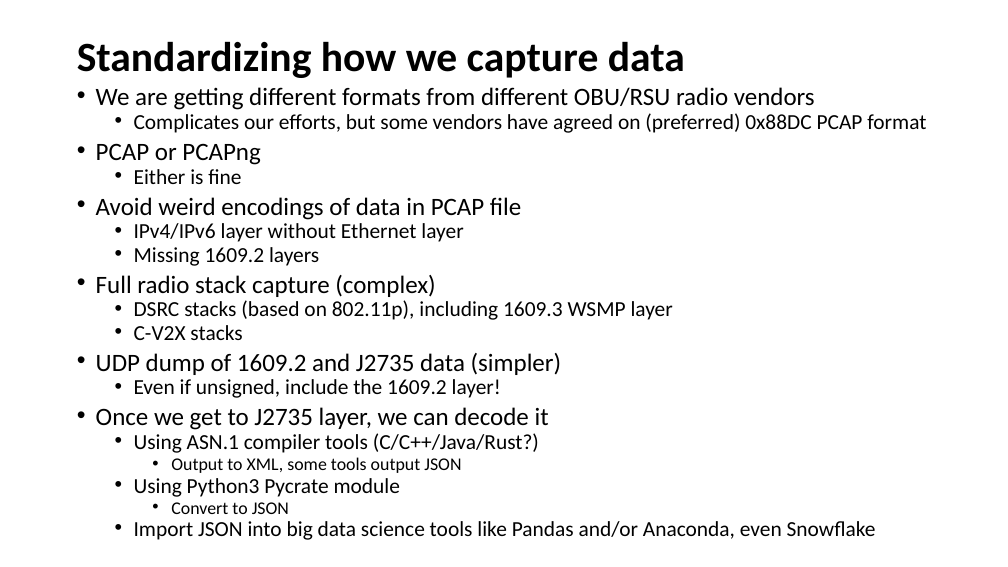
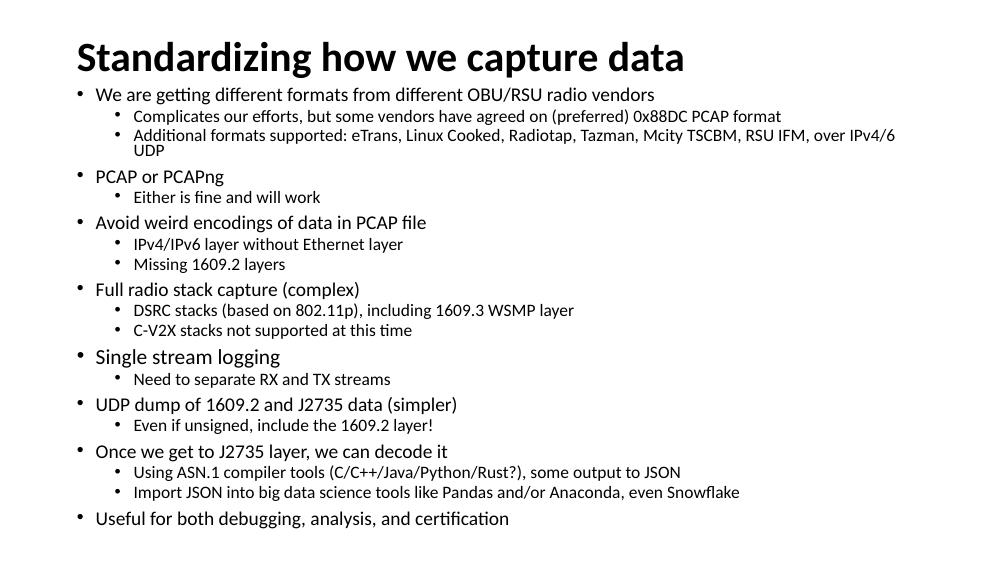
Before and after one commit to nprobert/j2735_tools, a slide deck: slide 4 of docs/NTCNA PCAP Decoder JSON Converter.pptx (slide 7 before the commit). Drawn at 1008x567 pixels with LibreOffice and Linux fonts; fonts in the diff are those of the drawing. Boxes give left, top, right and bottom in pixels: in the first picture for what was removed or moved away, otherwise in the second. Text is boxed around its words. In the diff, an @@ line names an element or a change of style, - is before the commit and + after.

```diff
--- a/docs/NTCNA PCAP Decoder JSON Converter.pptx
+++ b/docs/NTCNA PCAP Decoder JSON Converter.pptx
@@ text at [96, 87, 781, 501]: size 23.8 to 18.5 pt in "We are getting different formats from different ...", "PCAP or PCAPng", "Avoid weird encodings of data in PCAP ...", "Full radio stack capture (complex)" and 2 more places; size 20.4 to 16.6 pt in "Complicates our efforts, but some vendors have ...", "IPv4/IPv6 layer without Ethernet layer", "Missing 1609.2 layers", "DSRC stacks (based on 802.11p), including 1609.3 ..." and 2 more places @@
@@ text at [134, 129, 896, 156]: paragraph added @@
+  • Additional formats supported: eTrans, Linux Cooked, Radiotap, Tazman, Mcity TSCBM, RSU IFM, over IPv4/6 UDP
@@ text at [134, 191, 321, 203]: text changed; size 20.4 to 16.6 pt @@
-  • Either is fine
+  • Either is fine and will work
@@ text at [96, 324, 412, 388]: text changed; size 20.4 to 16.6 pt @@
-  • C-V2X stacks
+  • C-V2X stacks not supported at this time
+• Single stream logging
+  • Need to separate RX and TX streams
@@ text at [134, 465, 680, 481]: text changed; size 20.4 to 16.6 pt @@
-  • Using ASN.1 compiler tools (C/C++/Java/Rust?)
-    • Output to XML, some tools output JSON
-  • Using Python3 Pycrate module
-    • Convert to JSON
+  • Using ASN.1 compiler tools (C/C++/Java/Python/Rust?), some output to JSON
@@ text at [96, 511, 509, 529]: paragraph added @@
+• Useful for both debugging, analysis, and certification
```
Also in this commit, not shown: 12 other slides changed, 2 slides added.
